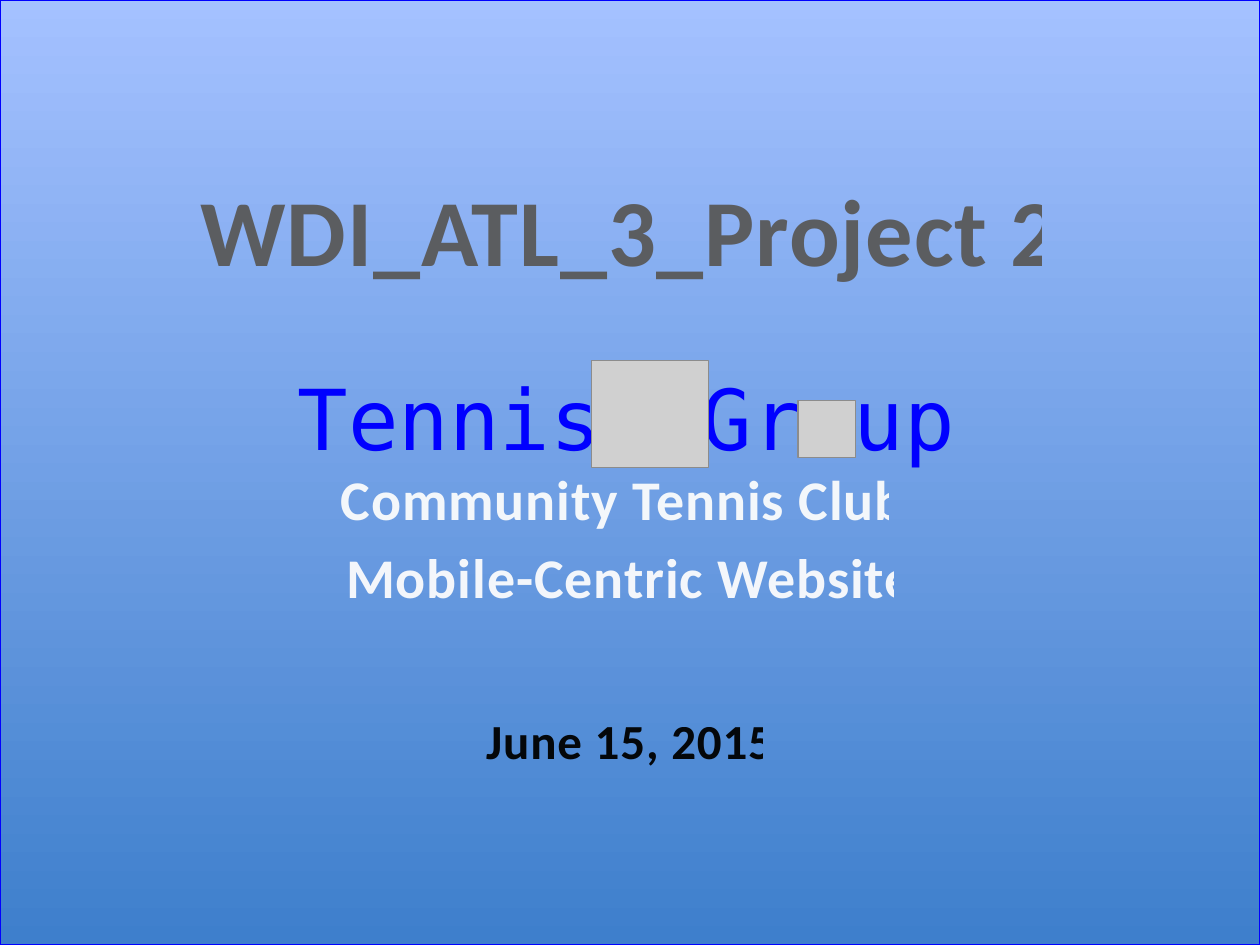
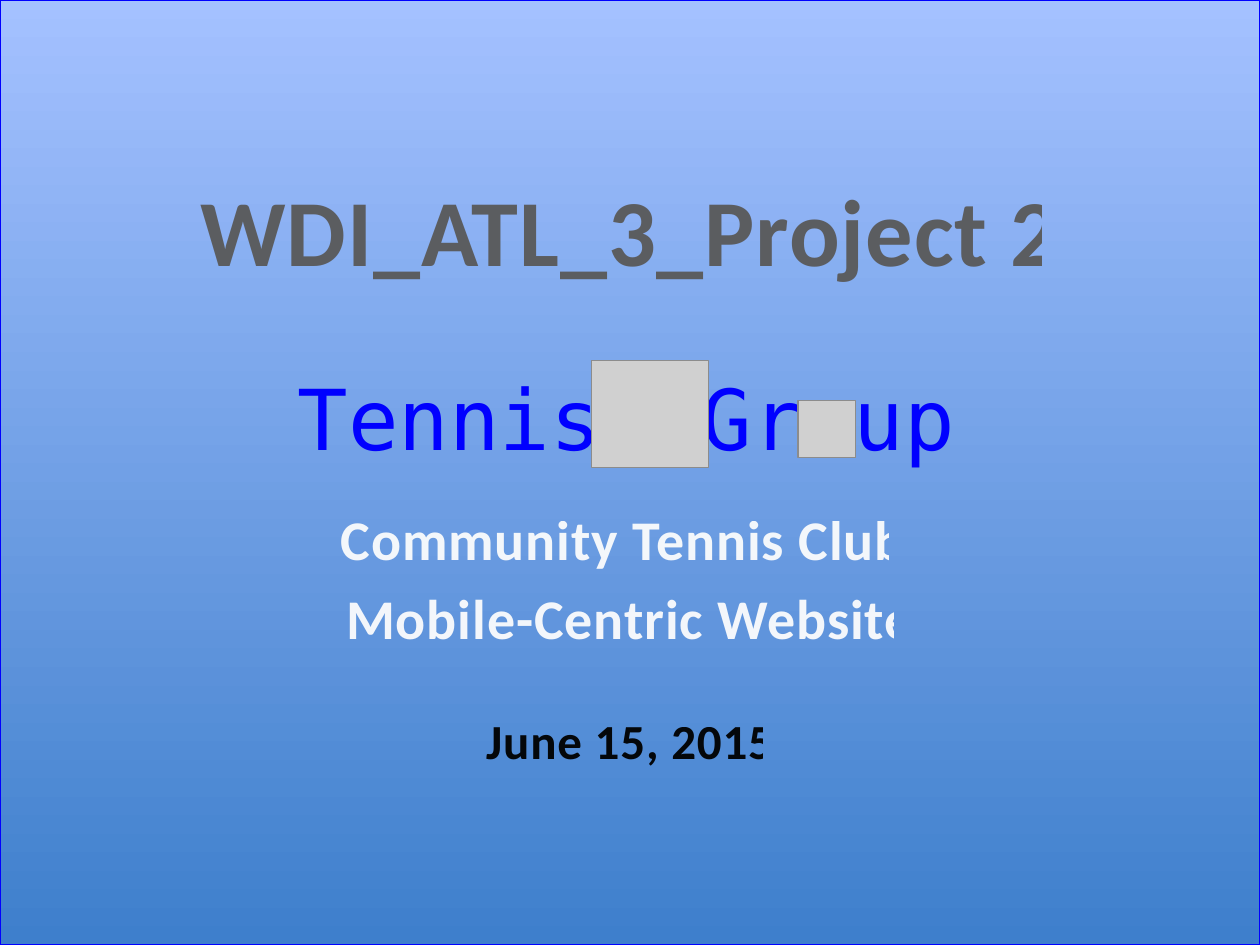
Before and after one commit to hobbske/tennis_app, a slide deck: slide 1 of docs/powerpt_mockup.pptx. Drawn at 1260x945 pixels with LibreOffice and Linux fonts; fonts in the diff are those of the drawing; grey boxes stand for pictures. Boxes give left, top, right and bottom in pixels: in the first picture for what was removed or moved away, otherwise in the second. Text is boxed around its words. In the diff, an @@ line names an element or a change of style, - is before the commit and + after.

```diff
--- a/docs/powerpt_mockup.pptx
+++ b/docs/powerpt_mockup.pptx
@@ subtitle "Community Tennis Club": place and size @@
-subtitle "Community Tennis Club" at <box>341,481,913,599</box>
+subtitle "Community Tennis Club" at <box>341,521,913,640</box>
```
Also in this commit, not shown: 2 other slides changed, 1 slide added, 1 slide removed, 21 other files.
